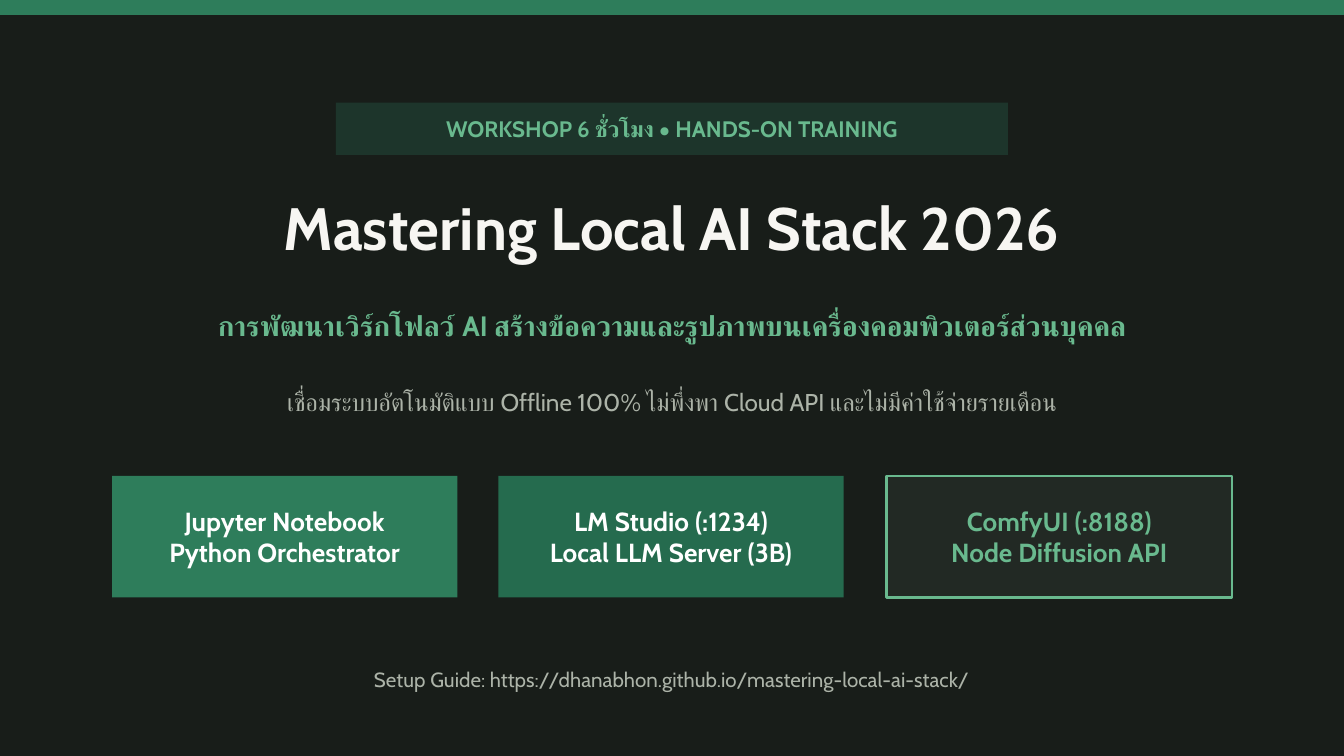
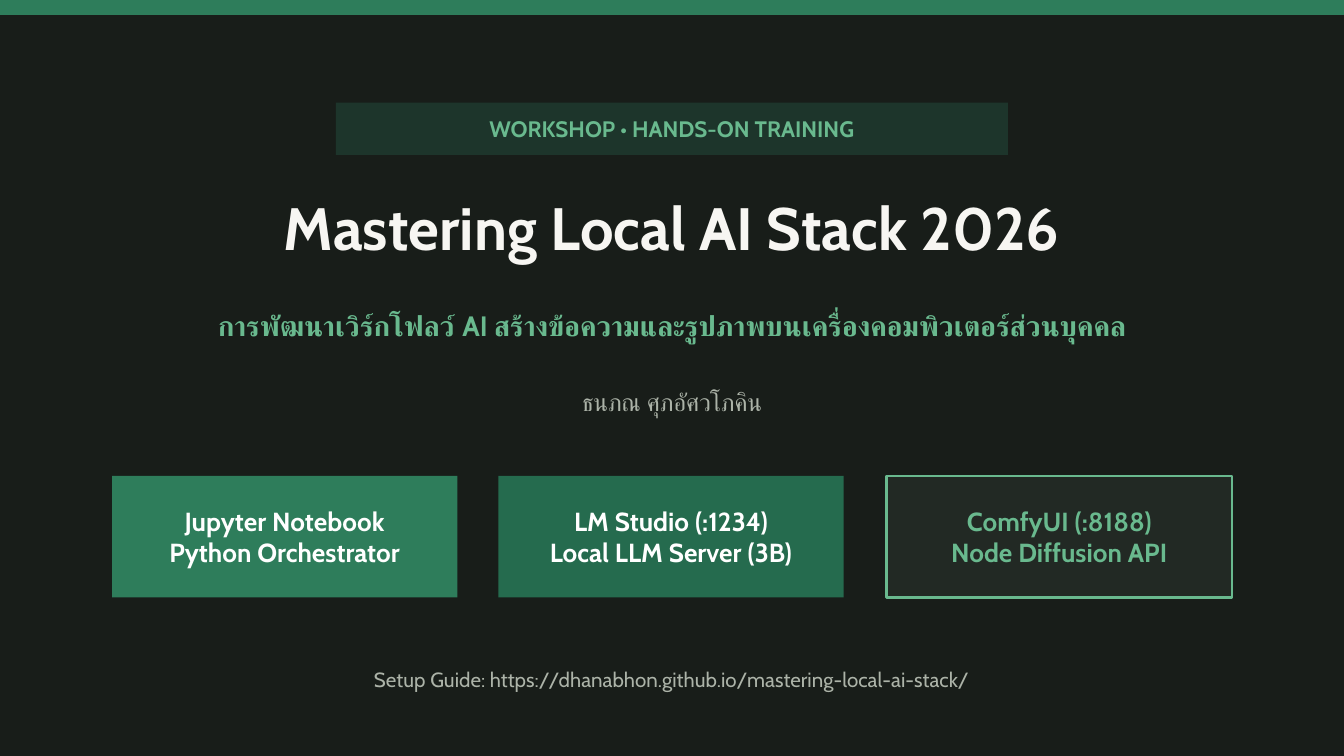
Before and after one commit to Dhanabhon/mastering-local-ai-stack, a slide deck: slide 1 of slides/Mastering_Local_AI_Stack_2026.pptx. Drawn at 1344x756 pixels with LibreOffice and Linux fonts; fonts in the diff are those of the drawing. Boxes give left, top, right and bottom in pixels: in the first picture for what was removed or moved away, otherwise in the second. Text is boxed around its words. In the diff, an @@ line names an element or a change of style, - is before the commit and + after.

```diff
--- a/slides/Mastering_Local_AI_Stack_2026.pptx
+++ b/slides/Mastering_Local_AI_Stack_2026.pptx
@@ text in rectangle at (x1=489, y1=121, x2=854, y2=137): text changed @@
-WORKSHOP 6 ชั่วโมง • HANDS-ON TRAINING
+WORKSHOP • HANDS-ON TRAINING
@@ text at (x1=582, y1=391, x2=762, y2=418): text changed @@
-เชื่อมระบบอัตโนมัติแบบ Offline 100% ไม่พึ่งพา Cloud API และไม่มีค่าใช้จ่ายรายเดือน
+ธนภณ ศุภอัศวโภคิน
```
Also in this commit, not shown: 2 other slides changed, 7 slides added, 1 other file.
